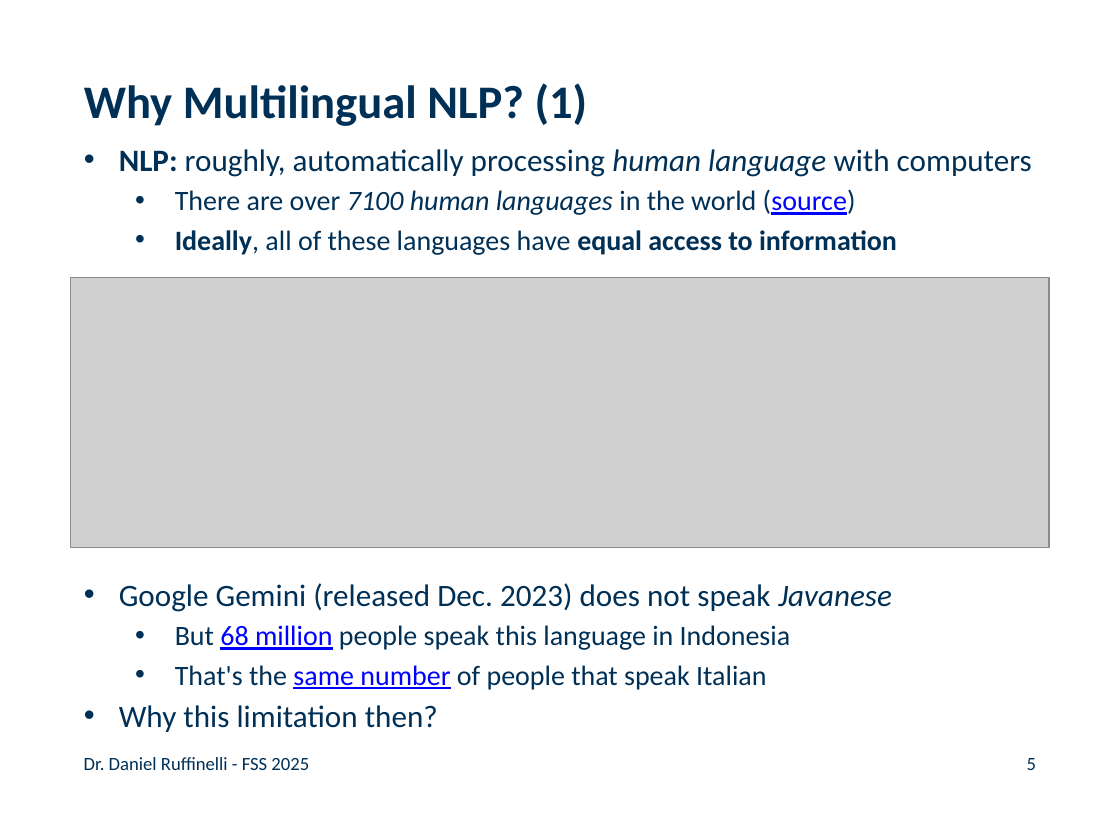
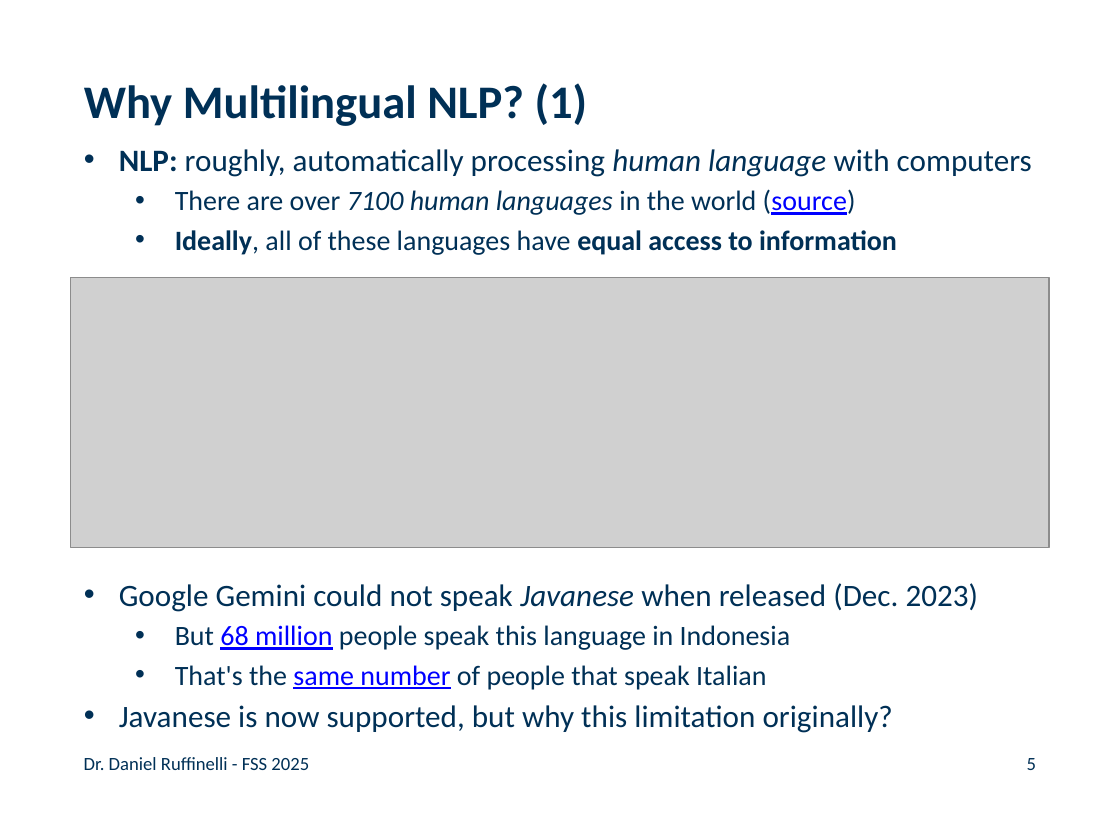
Before and after one commit to rufex2001/teaching_llms, a slide deck: slide 5 of lectures/09_multilingual_nlp/09_multilingual_nlp.pptx. Drawn at 1120x840 pixels with LibreOffice and Linux fonts; fonts in the diff are those of the drawing; grey boxes stand for pictures; background and template pictures are left out. Boxes give left, top, right and bottom in pixels: in the first picture for what was removed or moved away, otherwise in the second. Text is boxed around its words. In the diff, an @@ line names an element or a change of style, - is before the commit and + after.

```diff
--- a/lectures/09_multilingual_nlp/09_multilingual_nlp.pptx
+++ b/lectures/09_multilingual_nlp/09_multilingual_nlp.pptx
@@ text at <box>119,583,979,612</box>: text changed @@
-• Google Gemini (released Dec. 2023) does not speak Javanese
+• Google Gemini could not speak Javanese when released (Dec. 2023)
@@ text at <box>119,705,893,733</box>: text changed @@
-• Why this limitation then?
+• Javanese is now supported, but why this limitation originally?
```
Also in this commit, not shown: 10 other slides changed, 4 slides added, 13 other files.
